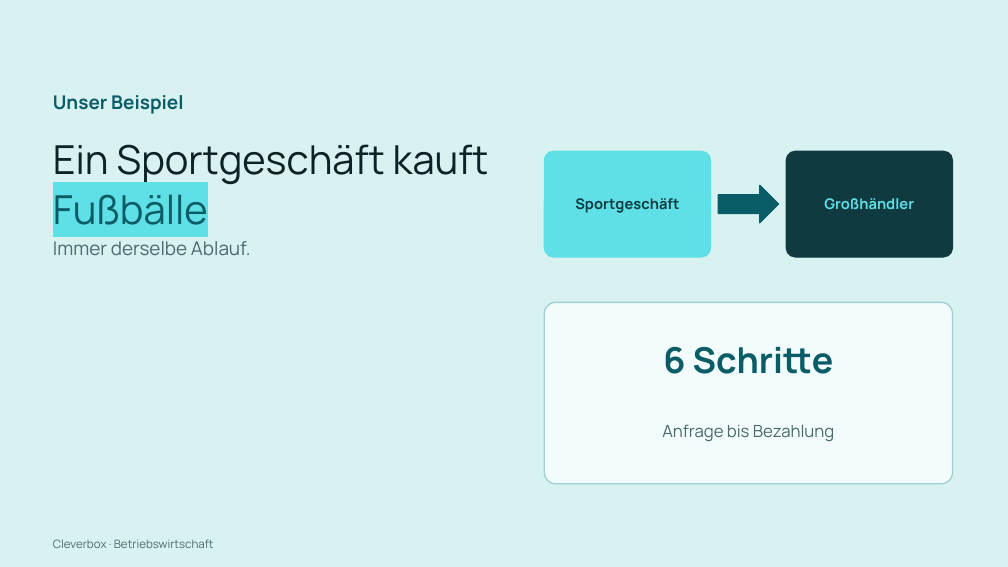
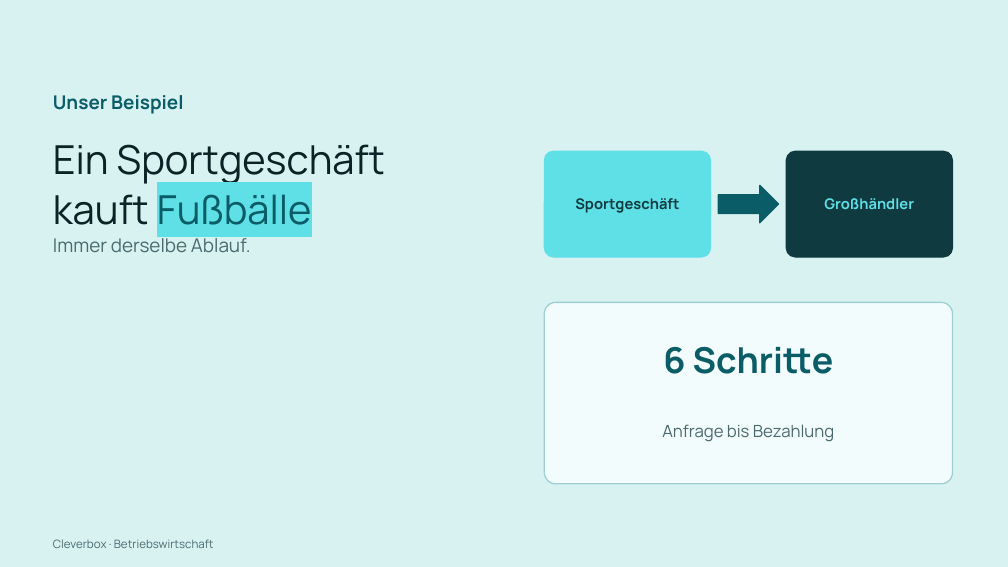
Before and after one commit to arminheske/claudecloud, a slide deck: slide 2 of videoslides/cleverbox-abwicklung-kauf-slides.pptx. Drawn at 1008x567 pixels with LibreOffice and Linux fonts; fonts in the diff are those of the drawing. Boxes give left, top, right and bottom in pixels: in the first picture for what was removed or moved away, otherwise in the second. Text is boxed around its words. In the diff, an @@ line names an element or a change of style, - is before the commit and + after.

```diff
--- a/videoslides/cleverbox-abwicklung-kauf-slides.pptx
+++ b/videoslides/cleverbox-abwicklung-kauf-slides.pptx
@@ text at [53,144,385,225]: text changed @@
-Ein Sportgeschäft kauft Fußbälle
+Ein Sportgeschäft
+kauft Fußbälle
@@ text "Immer derselbe Ablauf.": place and size @@
-text "Immer derselbe Ablauf." at [53,241,251,255]
+text "Immer derselbe Ablauf." at [53,235,251,252]
```
Also in this commit, not shown: 60 other slides changed, 1 other file.
